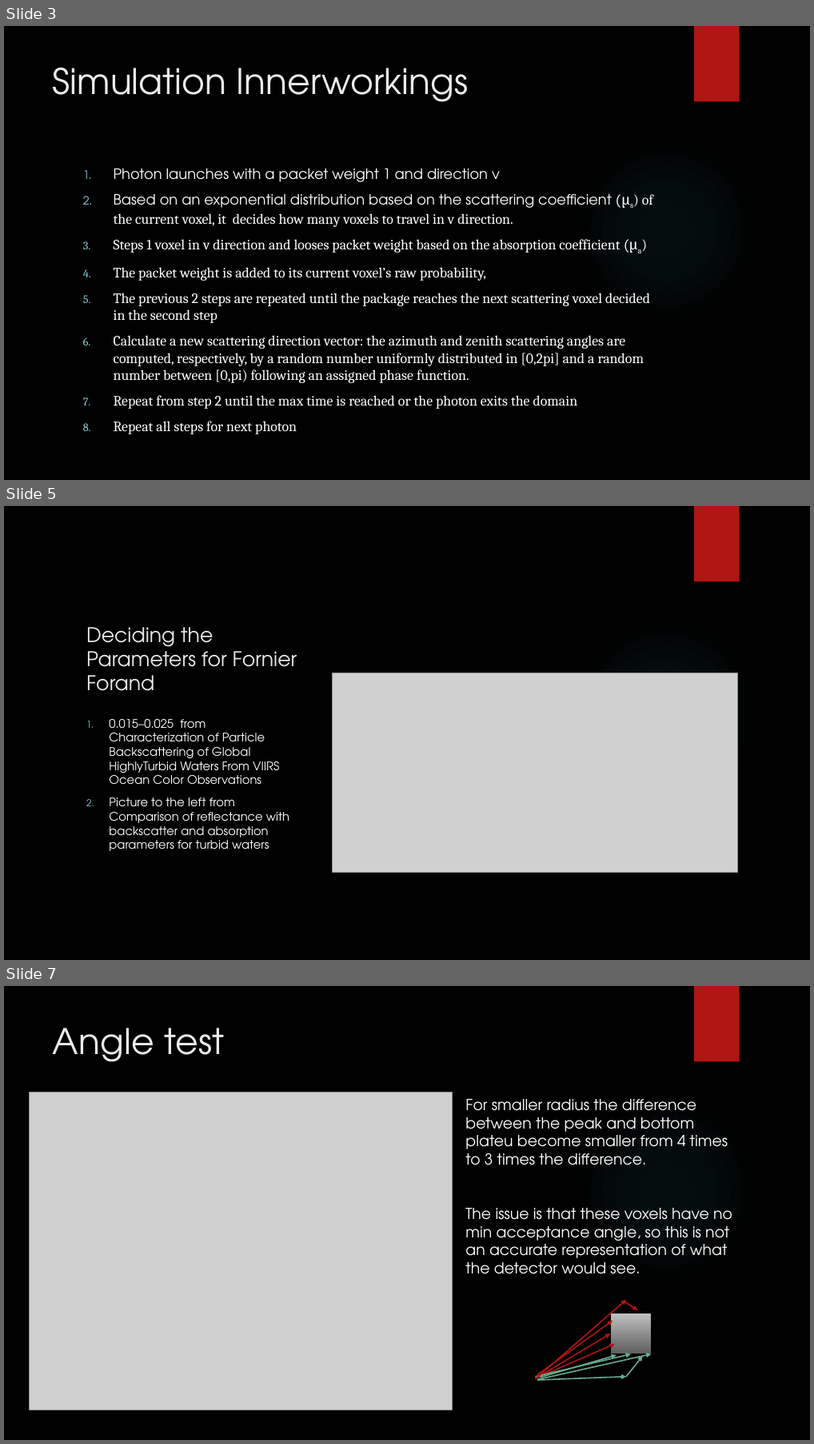
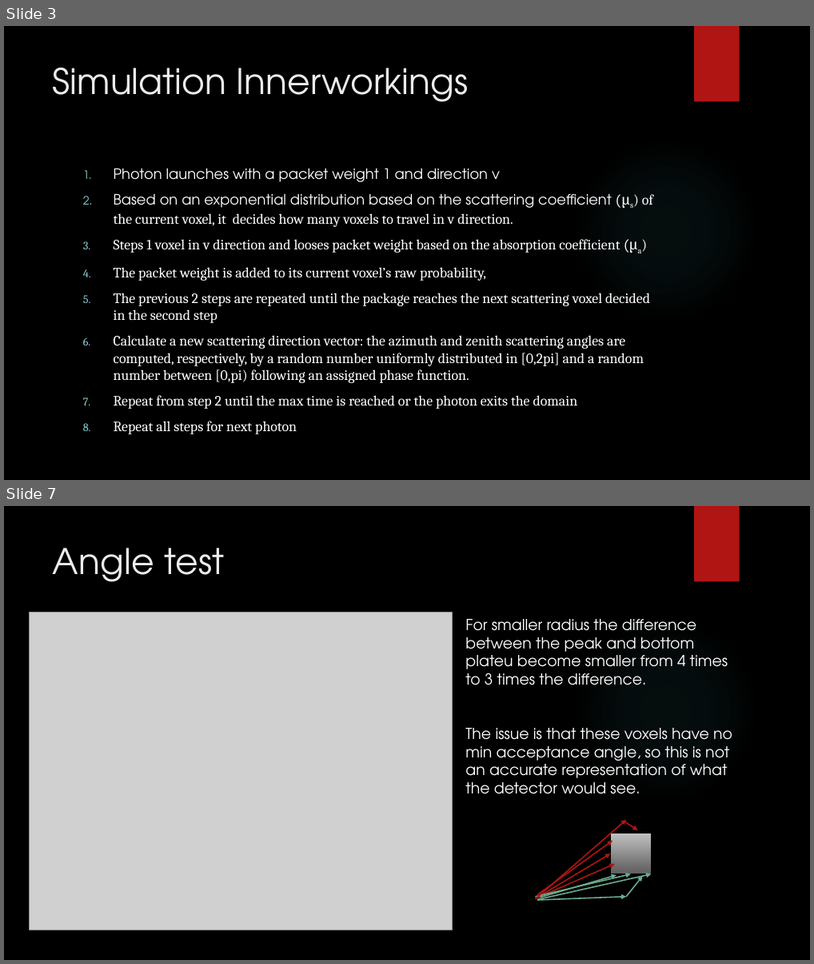
Before and after one commit to KAANVOLKAN05/GPGPU_Research, a slide deck: MonteCarlo/MonteCarloProj/Presentation for West River.pptx. Shown one above the other, each under a label of ours: slides 3, 5 and 7 before the commit, slides 3 and 7 after it; the slides between them are not shown. The pictures are 814x1444 and 814x964 pixels, drawn with LibreOffice and Linux fonts; fonts in the diff are those of the drawing; grey boxes stand for pictures; background and template pictures are left out. Boxes give left, top, right and bottom in pixels: in the first picture for what was removed or moved away, otherwise in the second. Text is boxed around its words. In the diff, an @@ line names an element or a change of style, - is before the commit and + after.

```diff
--- a/MonteCarlo/MonteCarloProj/Presentation for West River.pptx
+++ b/MonteCarlo/MonteCarloProj/Presentation for West River.pptx
@@ slide 5 removed at (4, 506, 810, 960), background picture (left out); not listed: 2 template elements that a slide beside it also shows @@
@@ title removed at (86, 627, 298, 691) @@
-Deciding the Parameters for Fornier Forand
@@ picture removed at (332, 672, 738, 872) @@
@@ text removed at (109, 719, 290, 851) @@
-1. 0.015–0.025 from Characterization of Particle Backscattering of Global HighlyTurbid Waters From VIIRS Ocean Color Observations
-2. Picture to the left from Comparison of reflectance with backscatter and absorption parameters for turbid waters
```
Also in this commit, not shown: 5 slides changed, 3 slides added, 7 other slides removed, 1 other file.
